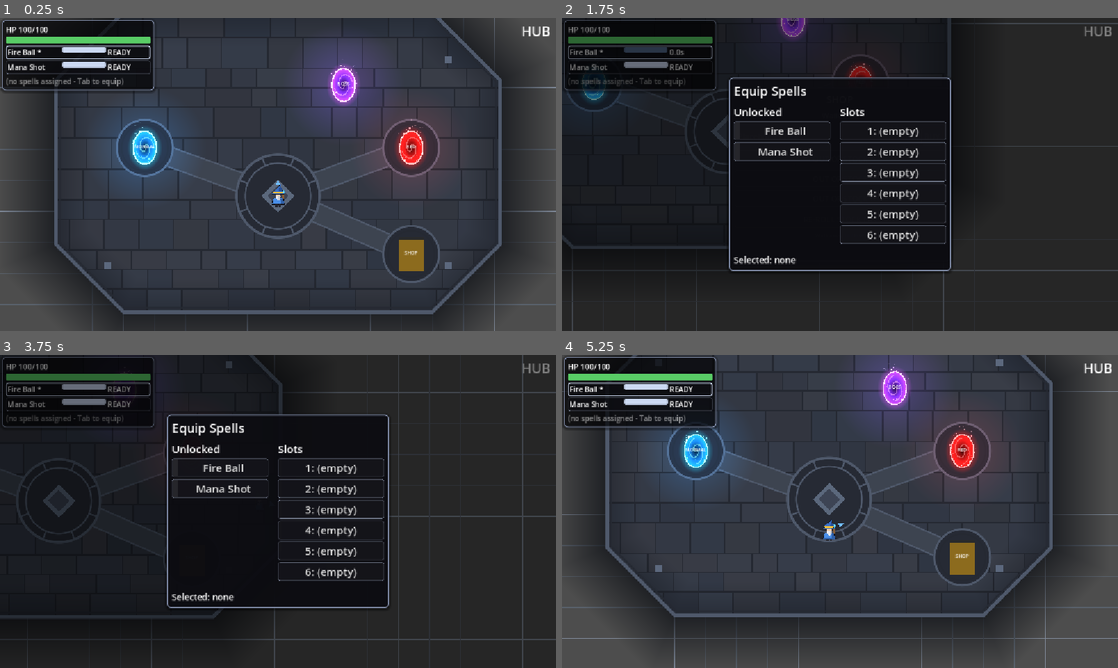
Above: before the commit, frames 1-4 (two rows, left to right).
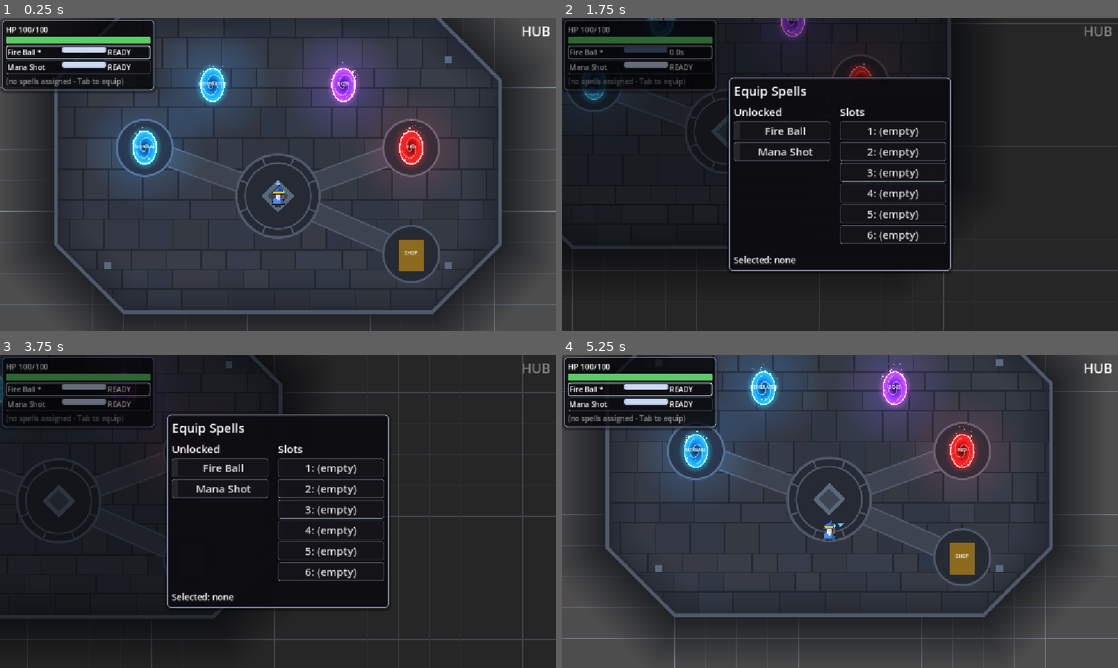
Above: after the commit, the same moments.

Repository: BestestGameStudio/gangU
Game: Godot game, scene res://scenes/main.tscn
Same seed, same stepped clock (60 frames per second), same inputs: the game is played once before the commit and once after it.
Inputs (mouse positions are in pixels of both pictures, inside the frame that each line leads up to):
- Up to frame 1 (0.25 s): no input
- Up to frame 2 (1.75 s): tap Enter at 0.5 s; move the mouse to (962, 158) at 0.52 s; hold D (move_right) 0.53-1.28 s; hold Space (cast) 0.53-1.28 s; move the mouse to (728, 190) at 1.27 s; hold S (move_down) from 1.28 s (still down); tap Tab (equip_panel) at 1.35 s
- Up to frame 3 (3.75 s): move the mouse to (333, 442) at 2.02 s; release S (move_down) at 2.03 s; hold D (move_right) 2.03-2.78 s; tap E (use_consumable) at 2.1 s; move the mouse to (250, 574) at 2.77 s; hold W (move_up) 2.78-3.53 s; tap 1 at 2.85 s; move the mouse to (444, 558) at 3.52 s; hold A (move_left) from 3.53 s (still down); tap Enter at 3.6 s
- Up to frame 4 (5.25 s): move the mouse to (673, 464) at 4.27 s; tap Space (cast) at 4.35 s; move the mouse to (867, 511) at 5.02 s; release A (move_left) at 5.03 s; hold S (move_down) from 5.03 s (still down); hold Tab (equip_panel) from 5.03 s (still down)

The runs differ from the first frame. In frame 1, 2.3% of the frame differs, in the area x 31-65%, y 9-34%; in frame 2, less than 0.1%; in frame 3, less than 0.1%; in frame 4, 2.0%.

Commit message:
feat(terrain): generated test dungeon reachable from the hub (#185) (#197)
- New GateGenerated in the hub (GENERATED label) leads to a procedurally generated test dungeon: seeded layout, spawn/exit positions, waypoint reachability.
- gate.gd gains a label_text override; exit-portal mounting uses an ExitPoint marker (unlocked portal) while DungeonA/B/C keep their locked behavior.
- test173 leg (C) expects four hub gates incl. GateGenerated after this integration.

Closes #185

Diff:
--- /dev/null
+++ b/scenes/dungeon_generated.tscn
@@ -0,0 +1,37 @@
+[gd_scene load_steps=5 format=3]
+
+[ext_resource type="Script" path="res://scripts/generated_dungeon.gd" id="1_gen"]
+[ext_resource type="Resource" path="res://resources/terrain_layouts/enclosed_forked.tres" id="2_layout"]
+[ext_resource type="Script" path="res://scripts/terrain_map.gd" id="3_terrain"]
+[ext_resource type="Script" path="res://scripts/area_spawn_data.gd" id="4_spawn"]
+
+[node name="DungeonGenerated" type="Node2D"]
+script = ExtResource("1_gen")
+layout = ExtResource("2_layout")
+
+[node name="Terrain" type="Node2D" parent="."]
+z_index = -60
+script = ExtResource("3_terrain")
+
+[node name="TitleLayer" type="CanvasLayer" parent="."]
+layer = 2
+
+[node name="Title" type="Label" parent="TitleLayer"]
+anchors_preset = 1
+anchor_left = 1.0
+anchor_right = 1.0
+offset_left = -700.0
+offset_top = 8.0
+offset_right = -12.0
+offset_bottom = 40.0
+grow_horizontal = 0
+theme_override_font_sizes/font_size = 28
+text = "GENERATED DUNGEON"
+horizontal_alignment = 2
+
+[node name="PlayerSpawn" type="Marker2D" parent="."]
+
+[node name="ExitPoint" type="Marker2D" parent="."]
+
+[node name="SpawnData" type="Node" parent="."]
+script = ExtResource("4_spawn")
--- a/scenes/hub.tscn
+++ b/scenes/hub.tscn
@@ -5,6 +5,7 @@
 [ext_resource type="PackedScene" uid="uid://bgangu7dna" path="res://scenes/dungeon_a.tscn" id="3"]
 [ext_resource type="PackedScene" uid="uid://bgangu7dnb" path="res://scenes/dungeon_b.tscn" id="4"]
 [ext_resource type="PackedScene" uid="uid://bgangu7shopv" path="res://scenes/shop_vendor.tscn" id="5"]
+[ext_resource type="PackedScene" path="res://scenes/dungeon_generated.tscn" id="6"]
 [ext_resource type="PackedScene" path="res://scenes/dungeon_c.tscn" id="7_dnc"]
 
 [node name="Hub" type="Node2D"]
@@ -81,6 +82,11 @@
 gate_type = 1
 target_dungeon = ExtResource("4")
 
+[node name="GateGenerated" parent="." instance=ExtResource("2")]
+position = Vector2(440, 250)
+target_dungeon = ExtResource("6")
+label_text = "GENERATED"
+
 [node name="GateBoss" parent="." instance=ExtResource("2")]
 position = Vector2(712, 250)
 gate_type = 2
--- a/scripts/gate.gd
+++ b/scripts/gate.gd
@@ -8,6 +8,8 @@
 
 @export var gate_type: GateType = GateType.NORMAL
 @export var target_dungeon: PackedScene
+## Replaces the type name on the gate's label when set.
+@export var label_text: String = ""
 
 signal entered(gate: Gate)
 
@@ -32,6 +34,8 @@
 	if gate_type == GateType.BOSS:
 		tint = BOSS_TINT
 		label.text = "BOSS"
+	if label_text != "":
+		label.text = label_text
 	# The hidden ColorRect is the gate's footprint and tint record: label
 	# placement measures neighbor gates by it.
 	($ColorRect as ColorRect).color = tint
--- /dev/null
+++ b/scripts/generated_dungeon.gd
@@ -0,0 +1,36 @@
+extends Node2D
+## Test dungeon whose map comes from TerrainGen instead of hand-placed tiles.
+## Everything placed here derives from `map_seed`, so one seed is one map.
+## Main reads SpawnData only after add_child, so _ready fills it in time.
+
+const ENEMY_SCENE: PackedScene = preload("res://scenes/enemy.tscn")
+const REWARD_TABLE: RewardTable = preload("res://resources/rewards/demo_table.tres")
+## Waypoints closer than this (Chebyshev cells) to the spawn get no enemy,
+## so arriving players are not attacked before they can move.
+const MIN_ENEMY_SPAWN_DISTANCE := 6
+
+@export var map_seed: int = 1
+@export var layout: TerrainLayout
+
+@onready var _terrain: TerrainMap = $Terrain
+@onready var _player_spawn: Marker2D = $PlayerSpawn
+@onready var _exit_point: Marker2D = $ExitPoint
+@onready var _spawn_data: AreaSpawnData = $SpawnData
+
+func _ready() -> void:
+	var result := TerrainGen.generate(_terrain, map_seed, TerrainGen.DEFAULT_SIZE, layout)
+	var spawn: Vector2i = result["spawn"]
+	var exit: Vector2i = result["exit"]
+	_player_spawn.global_position = _terrain.cell_to_world(spawn)
+	_exit_point.global_position = _terrain.cell_to_world(exit)
+	var entries: Array[Dictionary] = []
+	for wp: Vector2i in result["waypoints"]:
+		var from_spawn := (wp - spawn).abs()
+		if wp == exit or maxi(from_spawn.x, from_spawn.y) < MIN_ENEMY_SPAWN_DISTANCE:
+			continue
+		entries.append({
+			"position": to_local(_terrain.cell_to_world(wp)),
+			"enemy": ENEMY_SCENE,
+			"reward_table": REWARD_TABLE,
+		})
+	_spawn_data.entries = entries
--- a/scripts/main.gd
+++ b/scripts/main.gd
@@ -129,10 +129,12 @@
 	for g: Gate in get_tree().get_nodes_in_group("gates"):
 		if not g.entered.is_connected(_on_gate_entered):
 			g.entered.connect(_on_gate_entered)
-	var p := get_node_or_null("Player")
+	var p := get_node_or_null("Player") as Player
 	var spawn := current_area.get_node_or_null("PlayerSpawn")
 	if p and spawn:
 		p.global_position = spawn.global_position
+	if p:
+		p.terrain = current_area.get_node_or_null("Terrain") as TerrainMap
 	_mount_area_spawns(current_area)
 	_mount_objective(current_area)
 	_mount_exit_portal(current_area)
@@ -147,12 +149,14 @@
 	var data := area.get_node_or_null("SpawnData") as AreaSpawnData
 	if data == null:
 		return
+	var terrain := area.get_node_or_null("Terrain") as TerrainMap
 	for entry: Dictionary in data.entries:
 		var enemy_scene := entry["enemy"] as PackedScene
 		var e := enemy_scene.instantiate() as Enemy
 		e.position = entry["position"] as Vector2
 		e.reward_table = entry["reward_table"] as RewardTable
 		e.player_path = data.player_path
+		e.terrain = terrain
 		area.add_child(e)
 
 ## #8 production objective: CLEAR_ALL over the spawned enemies in
@@ -213,12 +217,14 @@
 ## decision 2026-11-08) now has an ELIMINATION objective, so it mounts the
 ## portal LOCKED per D12 (clear-or-die): it opens when the Warlord dies. The
 ## #55 unlocked mount only existed because DungeonB had no objective.
+## An area with an "ExitPoint" marker gets an unlocked portal at that marker.
 func _mount_exit_portal(area: Node) -> void:
-	if not area.name in [&"DungeonA", &"DungeonB", &"DungeonC"]:
+	var exit_point := area.get_node_or_null("ExitPoint") as Node2D
+	if exit_point == null and not area.name in [&"DungeonA", &"DungeonB", &"DungeonC"]:
 		return
 	var portal: ExitPortal = preload("res://scenes/exit_portal.tscn").instantiate()
 	portal.name = "ExitPortal"
-	portal.position = Vector2(576, 120)
+	portal.position = exit_point.position if exit_point else Vector2(576, 120)
 	# Lock only when a completable objective exists: an ELIMINATION objective
 	# without a boss_scene could never clear, so a locked portal would
 	# soft-lock the run (#55). Fail open instead.
--- a/scripts/test173_head_boss.gd
+++ b/scripts/test173_head_boss.gd
@@ -129,7 +129,8 @@
 	for c in hub.get_children():
 		if c is Gate:
 			gates.append(c)
-	_check(gates.size() == 3, "(C) hub has three gates (got %d)" % gates.size())
+	_check(gates.size() == 4, "(C) hub has four gates (got %d)" % gates.size())
+	_check(hub.get_node_or_null("GateGenerated") is Gate, "(C) GateGenerated present (#185)")
 	var g := hub.get_node_or_null("GateBoss") as Gate
 	_check(g != null and g.gate_type == Gate.GateType.BOSS, "(C) GateBoss is a BOSS gate")
 	if g != null:
--- /dev/null
+++ b/scripts/test185_generated_dungeon.gd
@@ -0,0 +1,126 @@
+extends SceneTree
+## Generated test dungeon: seed determinism and navigability of the scene
+## itself, then the production flow through main.tscn (hub gate in, terrain
+## wired to Player and enemies, exit portal out), DungeonA left unchanged,
+## and real input stopped by a generated wall.
+
+const GENERATED_SCENE := "res://scenes/dungeon_generated.tscn"
+const SPAWN_WORLD := Vector2(96, 800)
+const EXIT_WORLD := Vector2(2464, 800)
+const SEED1_ENEMY_SPAWNS: Array[Vector2] = [Vector2(992, 480), Vector2(1504, 416), Vector2(2144, 800), Vector2(1056, 1248), Vector2(1504, 1056)]
+
+var failures := 0
+
+func _check(cond: bool, name: String) -> void:
+	if cond:
+		print("[185] ", name, " -> PASS")
+	else:
+		failures += 1
+		print("[185] ", name, " -> FAIL")
+
+func _initialize() -> void:
+	await _scene_legs()
+	await _main_flow_legs()
+	print("[185] DONE failures=", failures)
+	quit(1 if failures > 0 else 0)
+
+func _instance(map_seed: int) -> Node2D:
+	var d: Node2D = (load(GENERATED_SCENE) as PackedScene).instantiate()
+	d.set("map_seed", map_seed)
+	root.add_child(d)
+	return d
+
+func _grid(d: Node) -> Dictionary:
+	var terrain: TerrainMap = d.get_node("Terrain")
+	var out := {}
+	for cell: Vector2i in terrain.assigned_cells():
+		out[cell] = terrain.tile_type_at_cell(cell)
+	return out
+
+func _entry_positions(d: Node) -> Array[Vector2]:
+	var out: Array[Vector2] = []
+	for entry: Dictionary in (d.get_node("SpawnData") as AreaSpawnData).entries:
+		out.append(entry["position"])
+	return out
+
+func _scene_legs() -> void:
+	var a := _instance(1)
+	var b := _instance(1)
+	var other := _instance(2)
+	await process_frame
+	var terrain: TerrainMap = a.get_node("Terrain")
+	var spawn: Vector2 = a.get_node("PlayerSpawn").global_position
+	var exit: Vector2 = a.get_node("ExitPoint").global_position
+	_check(_grid(a).size() == 960, "seed 1 assigns every cell of the 40x24 map (got %d)" % _grid(a).size())
+	_check(_grid(a) == _grid(b), "seed 1 twice: identical terrain grids")
+	_check(_grid(a) != _grid(other), "seed 2 builds a different grid")
+	_check(spawn == SPAWN_WORLD and b.get_node("PlayerSpawn").global_position == SPAWN_WORLD, "PlayerSpawn at %s both times (got %s)" % [SPAWN_WORLD, spawn])
+	_check(exit == EXIT_WORLD and b.get_node("ExitPoint").global_position == EXIT_WORLD, "ExitPoint at %s both times (got %s)" % [EXIT_WORLD, exit])
+	var positions := _entry_positions(a)
+	_check(positions == SEED1_ENEMY_SPAWNS and _entry_positions(b) == SEED1_ENEMY_SPAWNS, "seed 1 twice: SpawnData at %s (got %s)" % [SEED1_ENEMY_SPAWNS, positions])
+	_check(TerrainNav.is_navigable(terrain, spawn, exit), "exit reachable from PlayerSpawn")
+	for pos in positions:
+		var world := a.to_global(pos)
+		_check(terrain.is_walkable_at(world) and TerrainNav.is_navigable(terrain, spawn, world), "enemy spawn %s walkable and reachable" % pos)
+		_check(world.distance_to(spawn) >= 6 * 64, "enemy spawn %s at least 6 cells from PlayerSpawn" % pos)
+	_check(terrain.tile_type_at(spawn + Vector2(-64, 0)) == TerrainTypes.OBSTACLE, "cell left of PlayerSpawn is the OBSTACLE border")
+	for d in [a, b, other]:
+		d.queue_free()
+	await process_frame
+
+func _frames(n: int) -> void:
+	for i in n:
+		await physics_frame
+
+func _enter(main: Node, gate_name: String) -> void:
+	var gate: Gate = main.current_area.get_node(gate_name)
+	gate.entered.emit(gate)
+	await _frames(3)
+
+func _main_flow_legs() -> void:
+	var main: Node = (load("res://scenes/main.tscn") as PackedScene).instantiate()
+	root.add_child(main)
+	current_scene = main
+	await _frames(3)
+	var p: Player = main.get_node("Player")
+	_check(main.current_area.name == "Hub", "boots into the hub")
+	var gate: Gate = main.current_area.get_node_or_null("GateGenerated")
+	_check(gate != null and gate.gate_type == Gate.GateType.NORMAL, "hub has a NORMAL GateGenerated")
+	_check(gate != null and gate.get_node("TypeLabel").text == "GENERATED", "GateGenerated is labelled GENERATED")
+	_check(p.terrain == null, "hub: Player.terrain is null")
+
+	await _enter(main, "GateGenerated")
+	var area: Node = main.current_area
+	_check(area.name == "DungeonGenerated", "generated gate leads to DungeonGenerated (got %s)" % area.name)
+	var terrain: TerrainMap = area.get_node("Terrain")
+	_check(p.global_position == SPAWN_WORLD, "Player placed at PlayerSpawn %s (got %s)" % [SPAWN_WORLD, p.global_position])
+	_check(p.terrain == terrain, "Player.terrain is the dungeon's TerrainMap")
+	var enemies: Array[Enemy] = []
+	for n in area.get_children():
+		if n is Enemy:
+			enemies.append(n)
+	_check(enemies.size() == 5, "5 enemies mounted from SpawnData (got %d)" % enemies.size())
+	_check(enemies.all(func(e: Enemy) -> bool: return e.terrain == terrain), "every spawned enemy has .terrain set")
+	var portal: ExitPortal = area.get_node_or_null("ExitPortal")
+	_check(portal != null and portal.global_position == EXIT_WORLD and not portal.locked, "unlocked ExitPortal at ExitPoint %s" % EXIT_WORLD)
+	_check(area.get_node_or_null("DungeonObjective") == null and area.get_node_or_null("ReviveItem") == null, "no objective or revive item in the generated dungeon")
+
+	Input.action_press(&"move_left")
+	await _frames(30)
+	Input.action_release(&"move_left")
+	_check(p.global_position.x < SPAWN_WORLD.x, "move_left moved the player (x %.1f)" % p.global_position.x)
+	_check(terrain.world_to_cell(p.global_position) == Vector2i(1, 12), "player stopped before the OBSTACLE cell (0, 12) (in %s)" % terrain.world_to_cell(p.global_position))
+
+	portal.entered.emit(portal)
+	await _frames(3)
+	_check(main.current_area.name == "Hub", "exit portal returns to the hub")
+	_check(p.terrain == null, "back in hub: Player.terrain reset to null")
+
+	await _enter(main, "GateNormal")
+	area = main.current_area
+	_check(area.name == "DungeonA", "normal gate still leads to DungeonA")
+	_check(area.get_node_or_null("DungeonObjective") != null, "DungeonA still mounts its objective")
+	var a_portal: ExitPortal = area.get_node_or_null("ExitPortal")
+	_check(a_portal != null and a_portal.position == Vector2(576, 120), "DungeonA portal still at (576, 120)")
+	_check(area.get_node_or_null("ReviveItem") != null, "DungeonA still mounts its revive item")
+	_check(p.terrain == null, "DungeonA: Player.terrain is null")
Not shown, added: scripts/generated_dungeon.gd.uid
Not shown, added: scripts/test185_generated_dungeon.gd.uid
